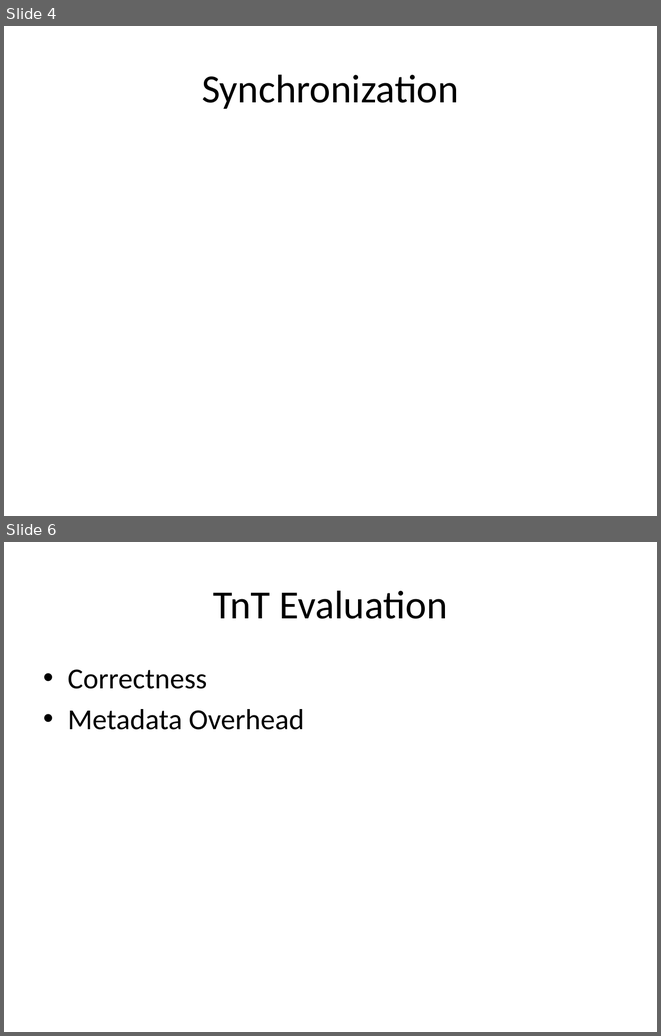
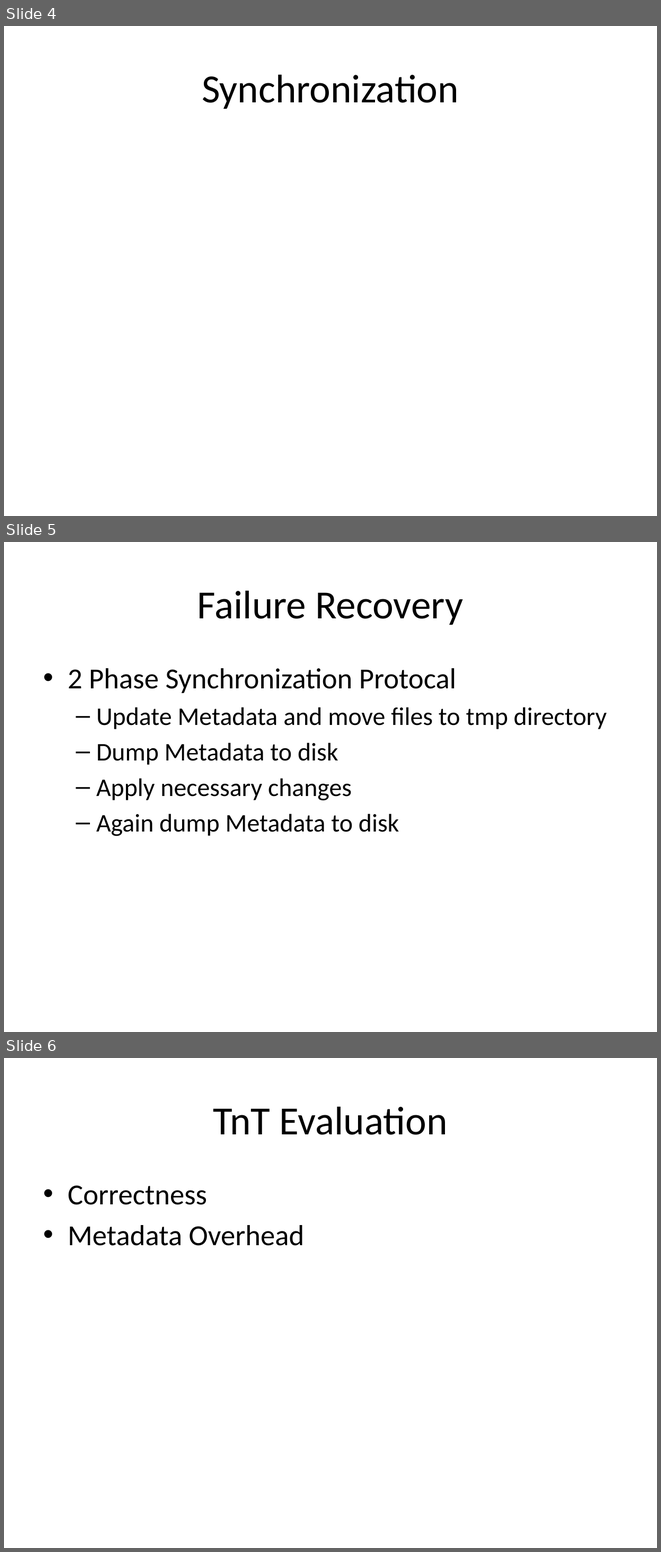
Before and after one commit to jnhnum1/fss, a slide deck: Report/Slides_v1.pptx. Shown one above the other, each under a label of ours: slides 4 and 6 before the commit, slides 4, 5 and 6 after it; the slides between them are not shown. The pictures are 661x1036 and 661x1552 pixels, drawn with LibreOffice and Linux fonts; fonts in the diff are those of the drawing. Boxes give left, top, right and bottom in pixels: in the first picture for what was removed or moved away, otherwise in the second. Text is boxed around its words. In the diff, an @@ line names an element or a change of style, - is before the commit and + after.

```diff
--- a/Report/Slides_v1.pptx
+++ b/Report/Slides_v1.pptx
@@ slide 5 added at (x1=4, y1=542, x2=657, y2=1032), background #FFFFFF @@
@@ title added at (x1=197, y1=590, x2=463, y2=625), 44 pt, text #000000 @@
+Failure Recovery
@@ text added at (x1=68, y1=668, x2=607, y2=836), 28 pt, text #000000 @@
+• 2 Phase Synchronization Protocal
+  – Update Metadata and move files to tmp directory
+  – Dump Metadata to disk
+  – Apply necessary changes
+  – Again dump Metadata to disk
```
Also in this commit, not shown: 2 slides changed, 1 slide removed.
